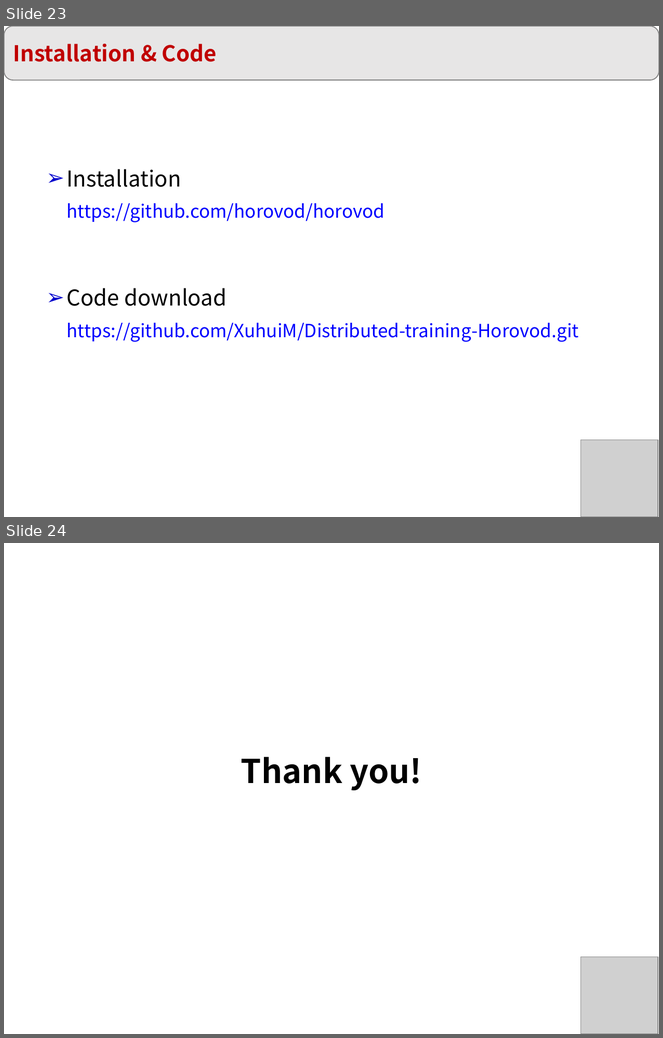
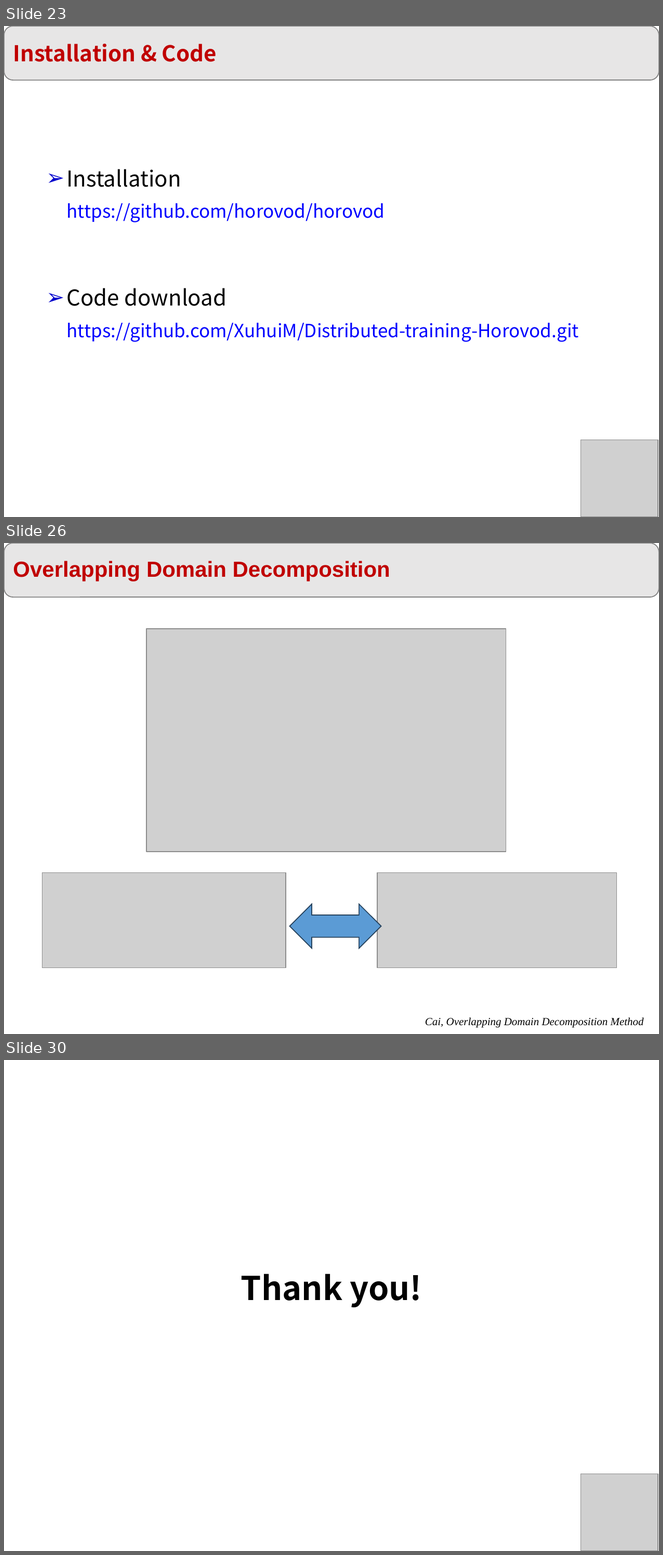
Before and after one commit to XuhuiM/SciML-Course, a slide deck: Lecture-13-Parallel.pptx. Shown one above the other, each under a label of ours: slides 23 and 24 before the commit, slides 23, 26 and 30 after it; the slides between them are not shown. The pictures are 663x1038 and 663x1555 pixels, drawn with LibreOffice and Linux fonts; fonts in the diff are those of the drawing; grey boxes stand for pictures. Boxes give left, top, right and bottom in pixels: in the first picture for what was removed or moved away, otherwise in the second. Text is boxed around its words. In the diff, an @@ line names an element or a change of style, - is before the commit and + after.

```diff
--- a/Lecture-13-Parallel.pptx
+++ b/Lecture-13-Parallel.pptx
@@ slide 26 added at (4,543,659,1034), background #FFFFFF @@
@@ rounded rectangle added at (4,543,659,598), fill #E7E6E6, outline #808080 1 pt, 24 pt, text #C00000, bold @@
+Overlapping Domain Decomposition
@@ picture added at (146,629,506,852) @@
@@ picture added at (42,873,286,968) @@
@@ picture added at (377,873,617,968) @@
@@ left right arrow added at (289,905,382,949), fill #5B9BD5, outline #28445D 1 pt @@
@@ text added at (425,1018,644,1028), 12 pt, text #000000, italic @@
+Cai, Overlapping Domain Decomposition Method
@@ what was slide 24 is now slide 30 @@
```
Also in this commit, not shown: 5 other slides added.
